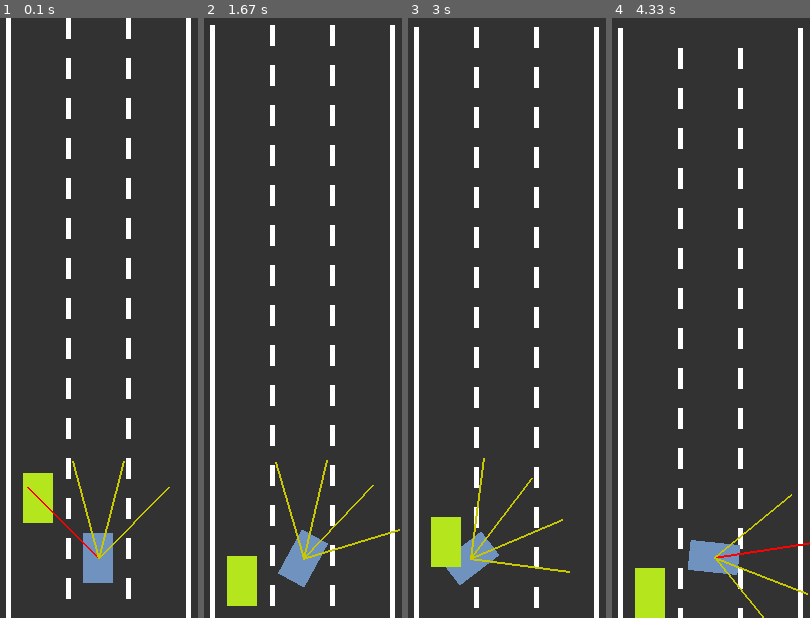
Above: before the commit, frames 1-4 (left to right).
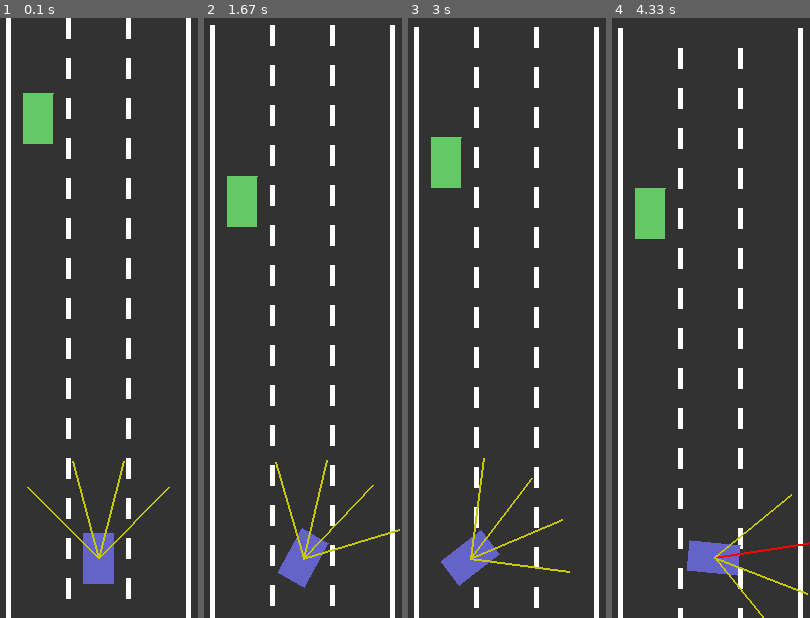
Above: after the commit, the same moments.

Repository: kc-raahi/self-driving-car-sim
Game: pygame game, started from car.py
The game is run twice, just before and just after one commit, with the same random seed, the same clock (stepped at 60 frames per second) and the same inputs.
Inputs:
- Up to frame 1 (0.1 s): no input
- Up to frame 2 (1.67 s): hold Right 0.33-0.8 s; hold Up 0.83-1.3 s; hold Right from 1.33 s (still down)
- Up to frame 3 (3 s): release Right at 1.8 s; hold Down 2.4-2.7 s; hold Left from 2.73 s (still down)
- Up to frame 4 (4.33 s): release Left at 3.13 s; hold Up 3.17-3.53 s; hold Right 3.57-4.2 s; hold Down from 4.23 s (still down)

The runs differ from the first frame. In frame 1, 3.8% of the frame differs, in the area x 11-58%, y 12-95%; in frame 2, 3.7%; in frame 3, 3.5%; in frame 4, 3.7%.

Commit message:
20230718 - replacing image-based drawing with polygons

Diff:
--- a/car.py
+++ b/car.py
@@ -14,15 +14,15 @@
 SENSOR_ACTIVE_COL = (255, 0, 0)  # bright red
 LINE_WIDTH = 5
 DASH_HEIGHT = 20
-DRIVER_COL = (0, 0, 200)
-TRAFFIC_COL = (0, 200, 0)
+DRIVER_COL = (100, 100, 200)
+TRAFFIC_COL = (100, 200, 100)
 
 
 def lerp(a, b, t):
     return a + (b - a) * t
 
 
-def get_intersection(ray, length, angle, my_driver, my_traffic):
+def get_ray_intersection(ray, length, angle, my_driver, my_traffic):
     if ray[1][0] < 0 or ray[1][0] > SCREEN_WIDTH:
         return True
     for i in range(length):
@@ -47,12 +47,9 @@
         self.down = False
         self.left = False
         self.right = False
-        self.imgname = "driver.png" if not self.traffic else "traffic.png"
-        self.img = pygame.image.load(self.imgname)
-        self.img.set_colorkey((0, 0, 0))
-        self.width = self.img.get_width()
-        self.height = self.img.get_height()
-        self.angle = 0
+        self.width = CAR_SIZE_X
+        self.height = CAR_SIZE_Y
+        self.angle = 0  # degrees
         self.speed = 0
         self.acc = 0.2
         self.max_speed = 3 if not self.traffic else 2
@@ -60,20 +57,21 @@
         self.sensors = []
         self.drawing_sensors = []
         self.alive = True
+        self.corners = []
 
     # retrieve the corners of the car, in list of tuples form
-    def get_polygon(self):
-        points = []
+    def get_polygon(self, y_adj):
+        self.corners = []
         rad = math.hypot(self.width, self.height) / 2
         alpha = math.atan2(self.width, self.height)
-        points.append((self.x - math.sin(self.angle - alpha) * rad, self.y - math.cos(self.angle - alpha) * rad))
-        points.append((self.x - math.sin(self.angle + alpha) * rad, self.y - math.cos(self.angle + alpha) * rad))
-        points.append((self.x - math.sin(math.pi + self.angle - alpha) * rad, self.y - math.cos(self.angle - alpha) *
-                       rad))
-        points.append((self.x - math.sin(math.pi + self.angle + alpha) * rad, self.y - math.cos(self.angle + alpha) *
-                       rad))
-
-        return points
+        self.corners.append((self.x - math.sin(DEG_TO_RAD * self.angle - alpha) * rad,
+                             y_adj - math.cos(DEG_TO_RAD * self.angle - alpha) * rad))
+        self.corners.append((self.x - math.sin(DEG_TO_RAD * self.angle + alpha) * rad,
+                             y_adj - math.cos(DEG_TO_RAD * self.angle + alpha) * rad))
+        self.corners.append((self.x - math.sin(math.pi + DEG_TO_RAD * self.angle - alpha) * rad,
+                             y_adj - math.cos(math.pi + DEG_TO_RAD * self.angle - alpha) * rad))
+        self.corners.append((self.x - math.sin(math.pi + DEG_TO_RAD * self.angle + alpha) * rad,
+                             y_adj - math.cos(math.pi + DEG_TO_RAD * self.angle + alpha) * rad))
 
     def forward(self):
         self.up = True
@@ -95,7 +93,7 @@
         self.left = False
         self.right = True
 
-    def update_and_draw(self, my_road):
+    def update_and_draw(self, my_road, my_screen):
         if self.up:
             self._accel()
         if self.down:
@@ -107,9 +105,10 @@
         self.y += self.speed * math.cos(self.angle * DEG_TO_RAD)
         self.x += self.speed * math.sin(self.angle * DEG_TO_RAD)
         self._turn()
-        img_copy = pygame.transform.rotate(self.img, self.angle)
         y = self.y - my_road.y
-        screen.blit(img_copy, (self.x - int(img_copy.get_width() / 2), y - int(img_copy.get_height() / 2)))
+        col = DRIVER_COL if not self.traffic else TRAFFIC_COL
+        self.get_polygon(y)
+        pygame.draw.polygon(my_screen, col, self.corners)
 
     def _accel(self):
         if self.speed > self.max_speed * -1:
@@ -169,7 +168,7 @@
             a = (car.x, y)
             b = (car.x - self.ray_len * math.sin(ray_angle), y - self.ray_len * math.cos(ray_angle))
             self.rays.append((a, b))
-            self.intersections[i] = get_intersection(self.rays[i], self.ray_len, ray_angle, car, my_road.traffic)
+            self.intersections[i] = get_ray_intersection(self.rays[i], self.ray_len, ray_angle, car, my_road.traffic)
 
             col = SENSOR_COL if not self.intersections[i] else SENSOR_ACTIVE_COL
             pygame.draw.line(my_screen, col, a, b, width=2)
@@ -225,7 +224,7 @@
     road = Road(SCREEN_WIDTH / 2, SCREEN_WIDTH * 0.9)
     road.set_lines()
     driver = Car(road.get_lane_center(int(road.lane_count / 2)), SCREEN_HEIGHT * 0.9)  # int(lanes/2)+(width/lanes)
-    t = Car(road.get_lane_center(0), 480, traffic=True)
+    t = Car(road.get_lane_center(0), 100, traffic=True)
     road.traffic.append(t)
     sensor = Sensor(driver)
     run = True
@@ -236,8 +235,8 @@
         screen.fill(ROAD_COL)
         road.move_viewport(driver.y)
         road.draw(screen)
-        driver.update_and_draw(road)
-        t.update_and_draw(road)
+        driver.update_and_draw(road, screen)
+        t.update_and_draw(road, screen)
         sensor.update_and_draw(driver, screen, road)
 
         for event in pygame.event.get():
